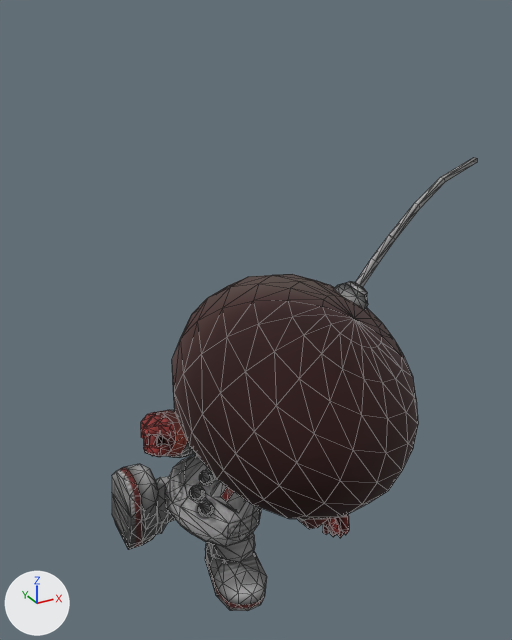
The COLLADA model Scenes, Models, and Textures/Olimar/Olimar Astromar TE/Model and Textures/FitPikmin00.dae: old version first, new version second.
Rendered twice from a 50 mm lens placed at (-0.0796, -0.1972, 0.1903), pointed at (0.0226, -0.0113, 0.0974). Every picture has the same lights, and +X, +Y and +Z are marked at lower left. Mesh edges are drawn as thin lines. Where no turn or scale is listed for an object, it has been applied to the vertices. Vertices at the same position are counted once.

Objects in the first picture: 'polygon0', 'polygon1', 'polygon6'.
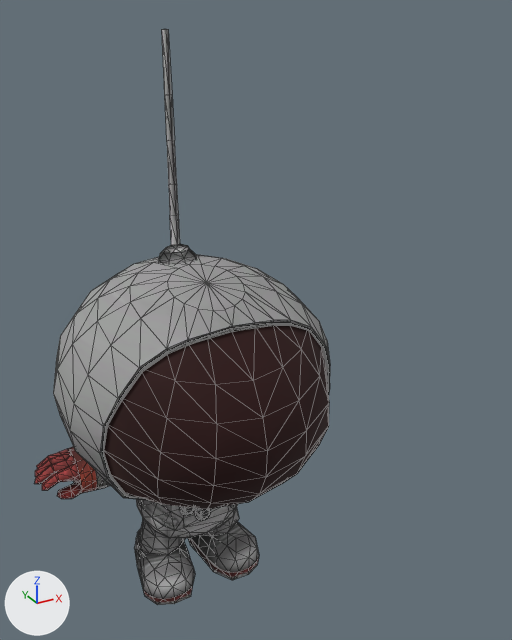
Where the newer file only moved an object's origin or applied its transform, the numbers keep the older frame.

What differs and where, as boxes (x1, y1, x2, y2) in the pictures (512 x 640 px; the box of a moved part takes in the faces that stretch with it):
'polygon6', deleted
    before: (172, 274, 418, 519)
'Visor', added
    after: (104, 326, 329, 510)
'Helmet', added
    after: (53, 254, 330, 500)
'polygon0', reshaped, turned
    before: (112, 449, 267, 611)
    after: (105, 482, 259, 605)
'polygon1', reshaped, turned
    before: (141, 158, 477, 538)
    after: (35, 29, 210, 521)
part 2 of me_polygon1, moved or reshaped
    before: (189, 485, 205, 501)
    after: (180, 507, 195, 515)
part 3 of me_polygon1, moved or reshaped (not visible afterwards)
    before: (199, 470, 214, 486)
part 4 of me_polygon1, moved or reshaped
    before: (198, 500, 214, 517)
    after: (195, 509, 210, 521)
part 5 of me_polygon1, moved or reshaped
    before: (141, 158, 477, 538)
    after: (35, 29, 196, 499)

The change, as a diff of the scene's bpy script:
```diff
--- a/Scenes, Models, and Textures/Olimar/Olimar Astromar TE/Model and Textures/FitPikmin00.dae.py
+++ b/Scenes, Models, and Textures/Olimar/Olimar Astromar TE/Model and Textures/FitPikmin00.dae.py
@@ mat_helm @@
+mat_helm = principled_material('Helm')
+mat_helm.texture = img_fitpikminbody_png
+mat_helm.roughness = 0.9
@@ me_polygon0 @@
 # used by ob_polygon0; location = (0.0, 0.0, 0.0); rotation_euler = (0.0, 0.173, -0.327), in degrees (0, 10, -19)
-me_polygon0.from_pydata(...)  # 484 vertices, 900 faces; spans x -0.0323..0.0428, y -0.0252..0.015, z -0.0028..0.0625
+me_polygon0.from_pydata(...)  # 484 vertices, 900 faces; spans x -0.0302..0.0302, y -0.0205..0.0166, z 0.0005..0.0636
+# me_polygon0 part 1: 484 of 484 vertices moved; they spanned x -0.0323..0.0428, y -0.0252..0.015, z -0.0028..0.0625 and now span x -0.0302..0.0302, y -0.0205..0.0166, z 0.0005..0.0636; mean shift (-0.0066, 0.0016, 0.0002); largest move (-0.0289, -0.0104, 0.0413) -> (-0.0146, -0.0202, 0.0011)
 me_polygon0.materials.append(mat_fitpikminbodya)
@@ me_polygon1 @@
 # used by ob_polygon1; location = (0.0, 0.0, 0.0); rotation_euler = (0.0, 0.173, -0.327), in degrees (0, 10, -19)
-me_polygon1.from_pydata(...)  # 762 vertices, 1391 faces; spans x -0.0254..0.0771, y -0.0471..0.0317, z 0.0187..0.1599
+me_polygon1.from_pydata(...)  # 762 vertices, 1391 faces; spans x -0.0517..0.0517, y -0.0518..0.0304, z 0.0299..0.1852
+# me_polygon1 part 2: the loose piece of 29 vertices spanning x -0.0066..-0.0014, y -0.0164..-0.0121, z 0.0368..0.0416 is multiplied about its middle by the matrix ((0.865, -0.413, -0.318), (0.385, 0.922, -0.149), (0.351, 0.007, 0.947)), then moved by (-0.002, -0.0019, -0.003)
+# me_polygon1 part 3: the loose piece of 29 vertices spanning x -0.0038..0.0012, y -0.0147..-0.0102, z 0.0419..0.0468 is multiplied about its middle by the matrix ((0.865, -0.412, -0.318), (0.385, 0.922, -0.149), (0.351, 0.006, 0.947)), then moved by (-0.0047, -0.0018, -0.0023)
+# me_polygon1 part 4: the loose piece of 29 vertices spanning x -0.0034..0.0019, y -0.0197..-0.0156, z 0.033..0.0378 is multiplied about its middle by the matrix ((0.869, -0.394, -0.332), (0.344, 0.928, -0.2), (0.383, 0.059, 0.933)), then moved by (-0.0002, 0.0001, -0.0026)
+# me_polygon1 part 5: 567 of 762 vertices moved; they spanned x -0.0254..0.0771, y -0.0471..0.0309, z 0.0187..0.1599 and now span x -0.0517..0.0517, y -0.0518..0.0297, z 0.0437..0.1852; mean shift (-0.019, 0.0025, 0.0064); largest move (0.0759, 0.0123, 0.1599) -> (-0.0009, -0.0006, 0.1851)
 me_polygon1.materials.append(mat_fitpikminfacea)
@@ me_visor @@
+me_visor.from_pydata(...)  # 54 vertices, 82 faces; spans x -0.037..0.037, y -0.0585..-0.0309, z 0.0537..0.11
+me_visor.materials.append(mat_fitpikminvoutside)  # picture img_fitpikminref_png
@@ me_helmet @@
+me_helmet.from_pydata(...)  # 469 vertices, 796 faces; spans x -0.0435..0.0435, y -0.0398..0.0321, z 0.0508..0.12
+me_helmet.materials.append(mat_helm)  # picture img_fitpikminbody_png
@@ ob_polygon0 @@
 ob_polygon0.location = (0.0, 0.0, 0.0)
-ob_polygon0.rotation_euler = (0.0, 0.173, -0.327)  # degrees (0, 10, -19)
@@ ob_polygon1 @@
 ob_polygon1.location = (0.0, 0.0, 0.0)
-ob_polygon1.rotation_euler = (0.0, 0.173, -0.327)  # degrees (0, 10, -19)
@@ ob_polygon6 @@
-ob_polygon6 = bpy.data.objects.new('polygon6', me_polygon6)
-ob_polygon6.location = (0.0, 0.0, 0.0)
@@ ob_visor @@
+ob_visor = bpy.data.objects.new('Visor', me_visor)
+ob_visor.location = (0.0, 0.0, 0.0)
@@ ob_helmet @@
+ob_helmet = bpy.data.objects.new('Helmet', me_helmet)
+ob_helmet.location = (0.0, 0.0, 0.0)
```
